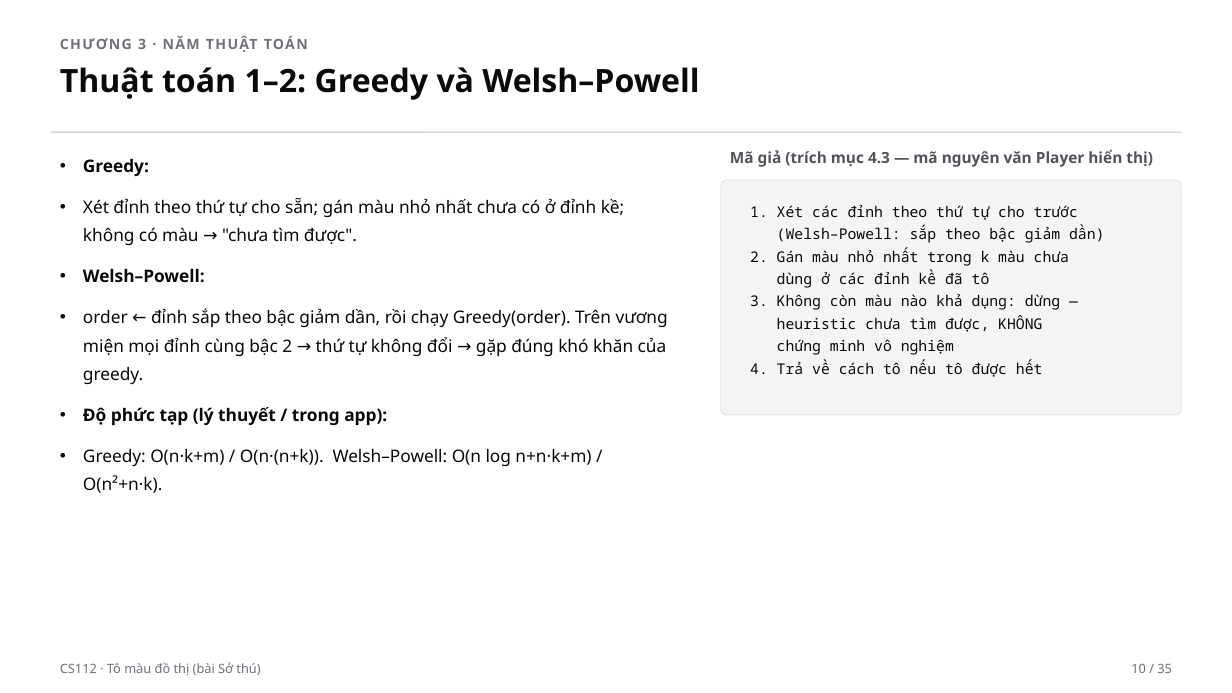
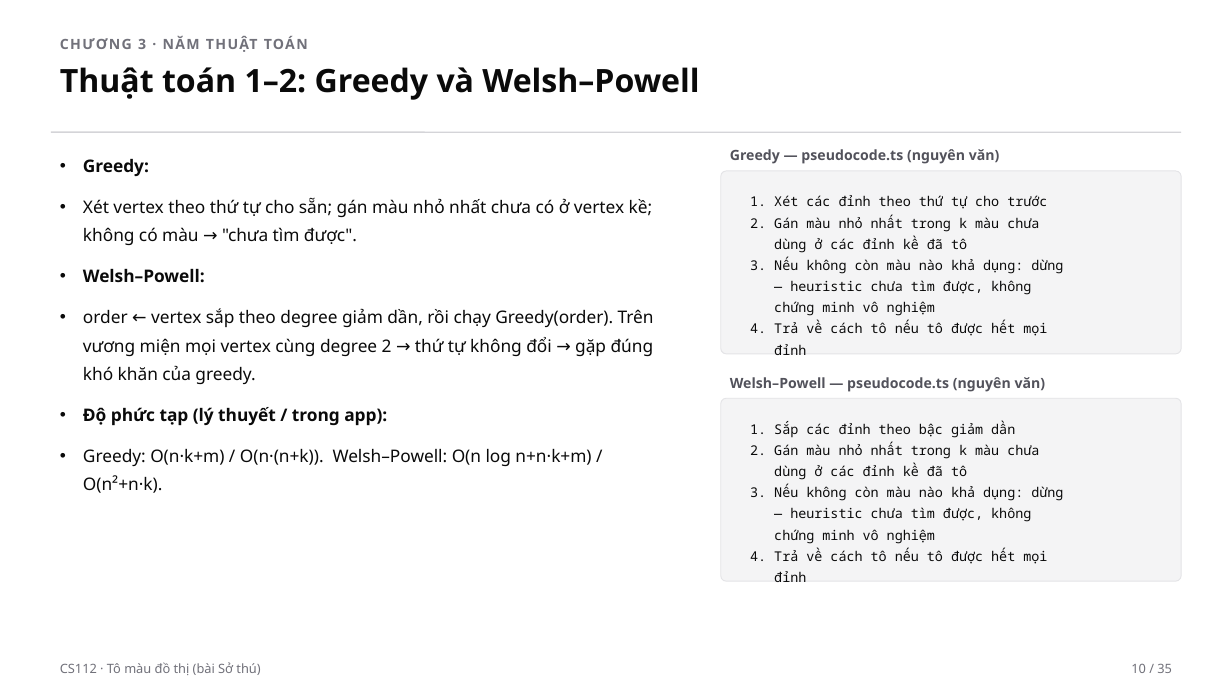
Before and after one commit to tkhieu/algorithm-visualizer, a slide deck: slide 10 of presentation/algorithm-visualizer-video.pptx. Drawn at 1232x693 pixels with LibreOffice and Linux fonts; fonts in the diff are those of the drawing. Boxes give left, top, right and bottom in pixels: in the first picture for what was removed or moved away, otherwise in the second. Text is boxed around its words. In the diff, an @@ line names an element or a change of style, - is before the commit and + after.

```diff
--- a/presentation/algorithm-visualizer-video.pptx
+++ b/presentation/algorithm-visualizer-video.pptx
@@ text at bbox=[730, 149, 1000, 164]: text changed; size 12 to 11 pt @@
-Mã giả (trích mục 4.3 — mã nguyên văn Player hiển thị)
+Greedy — pseudocode.ts (nguyên văn)
@@ rounded rectangle: place and size @@
-rounded rectangle at bbox=[721, 180, 1181, 415]
+rounded rectangle at bbox=[721, 171, 1181, 354]
@@ rounded rectangle at bbox=[721, 171, 1181, 354]: proportions changed @@
@@ text at bbox=[83, 198, 653, 245]: text changed @@
-• Xét đỉnh theo thứ tự cho sẵn; gán màu nhỏ nhất chưa có ở đỉnh kề; không có màu → "chưa tìm được".
+• Xét vertex theo thứ tự cho sẵn; gán màu nhỏ nhất chưa có ở vertex kề; không có màu → "chưa tìm được".
@@ text "1. Xét các đỉnh theo ...": place and size @@
-text "1. Xét các đỉnh theo ..." at bbox=[750, 205, 1104, 377]
+text "1. Xét các đỉnh theo ..." at bbox=[750, 195, 1063, 336]
@@ text at bbox=[750, 195, 1047, 316]: size 11.5 to 10.5 pt in "1. Xét các đỉnh theo thứ tự ...", "2. Gán màu nhỏ nhất trong k ...", "dùng ở các đỉnh kề đã tô", "chứng minh vô nghiệm"; line spacing 17.5pt to 16.5pt @@
@@ text at bbox=[777, 226, 1104, 243]: paragraph removed @@
-(Welsh–Powell: sắp theo bậc giảm dần)
@@ text at bbox=[750, 257, 1063, 295]: text changed; size 11.5 to 10.5 pt @@
-3. Không còn màu nào khả dụng: dừng —
-heuristic chưa tìm được, KHÔNG
+3. Nếu không còn màu nào khả dụng: dừng
+— heuristic chưa tìm được, không
@@ text at bbox=[83, 308, 654, 384]: text changed @@
-• order ← đỉnh sắp theo bậc giảm dần, rồi chạy Greedy(order). Trên vương miện mọi đỉnh cùng bậc 2 → thứ tự không đổi → gặp đúng khó khăn của greedy.
+• order ← vertex sắp theo degree giảm dần, rồi chạy Greedy(order). Trên vương miện mọi vertex cùng degree 2 → thứ tự không đổi → gặp đúng khó khăn của greedy.
@@ text at bbox=[750, 321, 1047, 336]: text changed; size 11.5 to 10.5 pt @@
-4. Trả về cách tô nếu tô được hết
+4. Trả về cách tô nếu tô được hết mọi
+đỉnh
@@ text added at bbox=[730, 377, 1046, 392], 11 pt, text #52525B, bold @@
+Welsh–Powell — pseudocode.ts (nguyên văn)
@@ rounded rectangle added at bbox=[721, 398, 1181, 581], fill #F4F4F5, outline #E4E4E7 0.75 pt @@
@@ text added at bbox=[750, 421, 1063, 564], 10.5 pt, text #0A0A0A @@
+1. Sắp các đỉnh theo bậc giảm dần
+2. Gán màu nhỏ nhất trong k màu chưa
+dùng ở các đỉnh kề đã tô
+3. Nếu không còn màu nào khả dụng: dừng
+— heuristic chưa tìm được, không
+chứng minh vô nghiệm
+4. Trả về cách tô nếu tô được hết mọi
+đỉnh
```
Also in this commit, not shown: 25 other slides changed, 3 other files.
